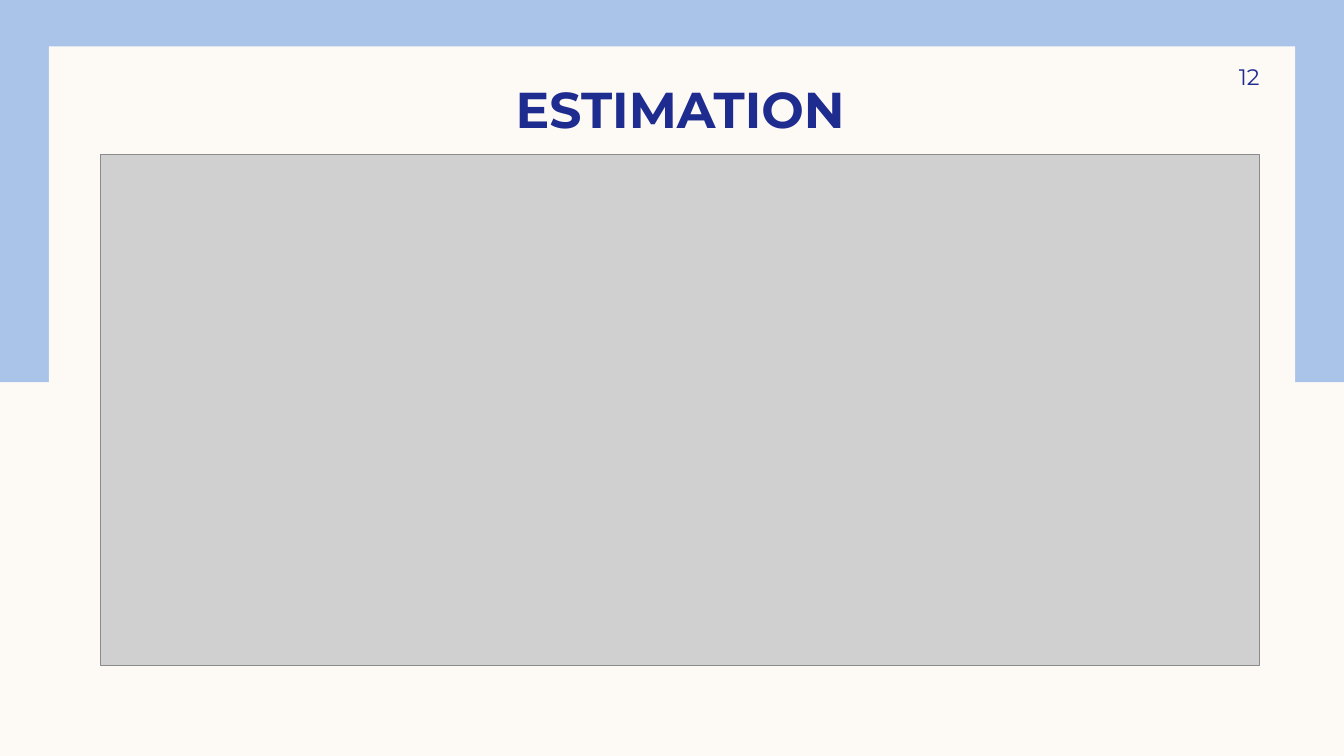
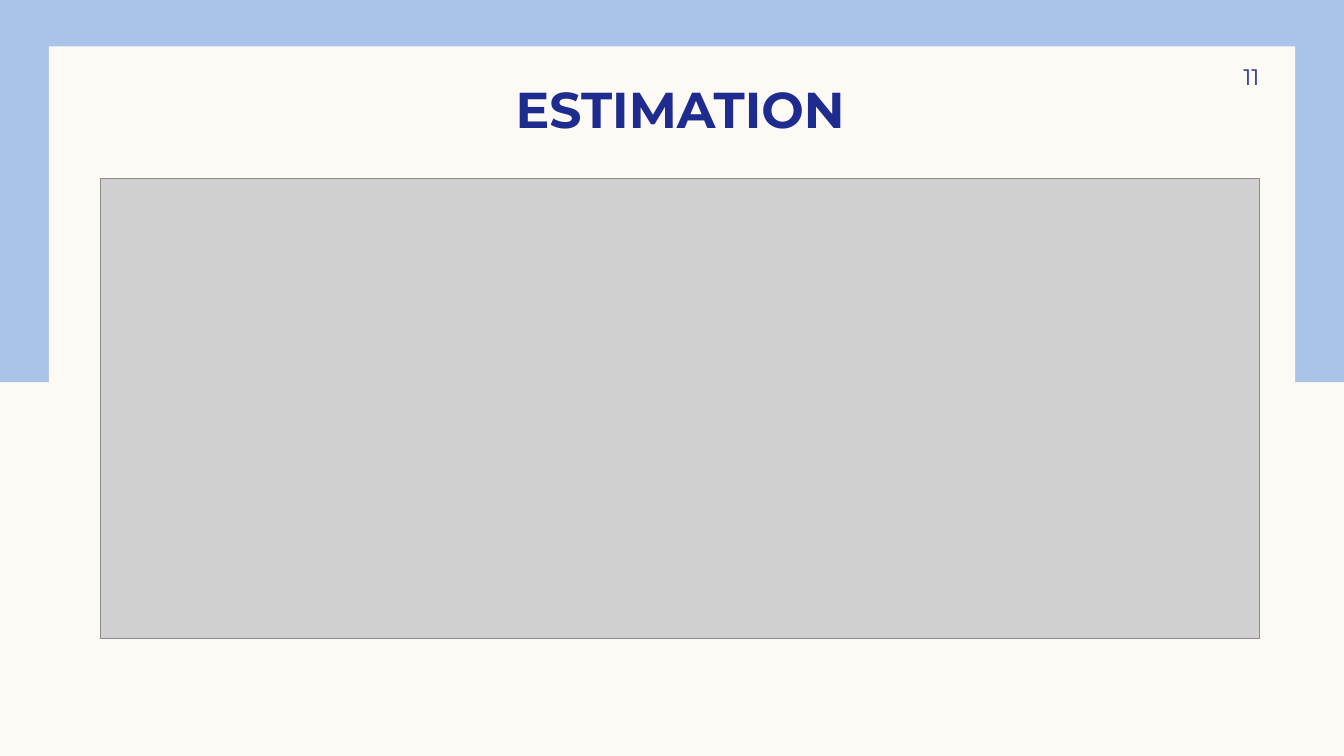
Before and after one commit to prashanth9618781/cyberbullying_detection_model, a slide deck: slide 11 of cyberbullying_ppt.pptx (slide 12 before the commit). Drawn at 1344x756 pixels with LibreOffice and Linux fonts; fonts in the diff are those of the drawing; grey boxes stand for pictures. Boxes give left, top, right and bottom in pixels: in the first picture for what was removed or moved away, otherwise in the second. Text is boxed around its words. In the diff, an @@ line names an element or a change of style, - is before the commit and + after.

```diff
--- a/cyberbullying_ppt.pptx
+++ b/cyberbullying_ppt.pptx
@@ page number at (1243,69,1259,85): text changed @@
-12
+11
@@ picture: place and size @@
-picture at (101,154,1259,666)
+picture at (101,178,1259,638)
```
Also in this commit, not shown: 4 other slides changed, 1 slide added, 4 slides removed.
